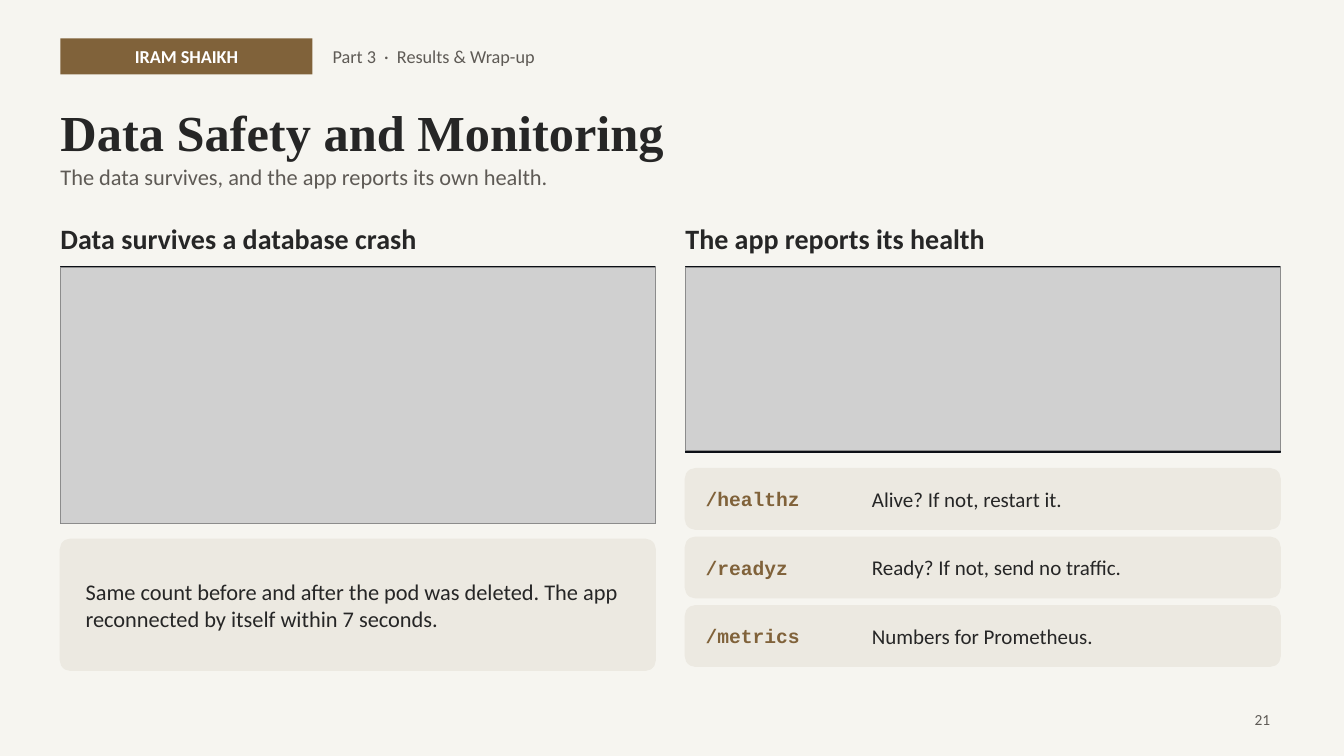
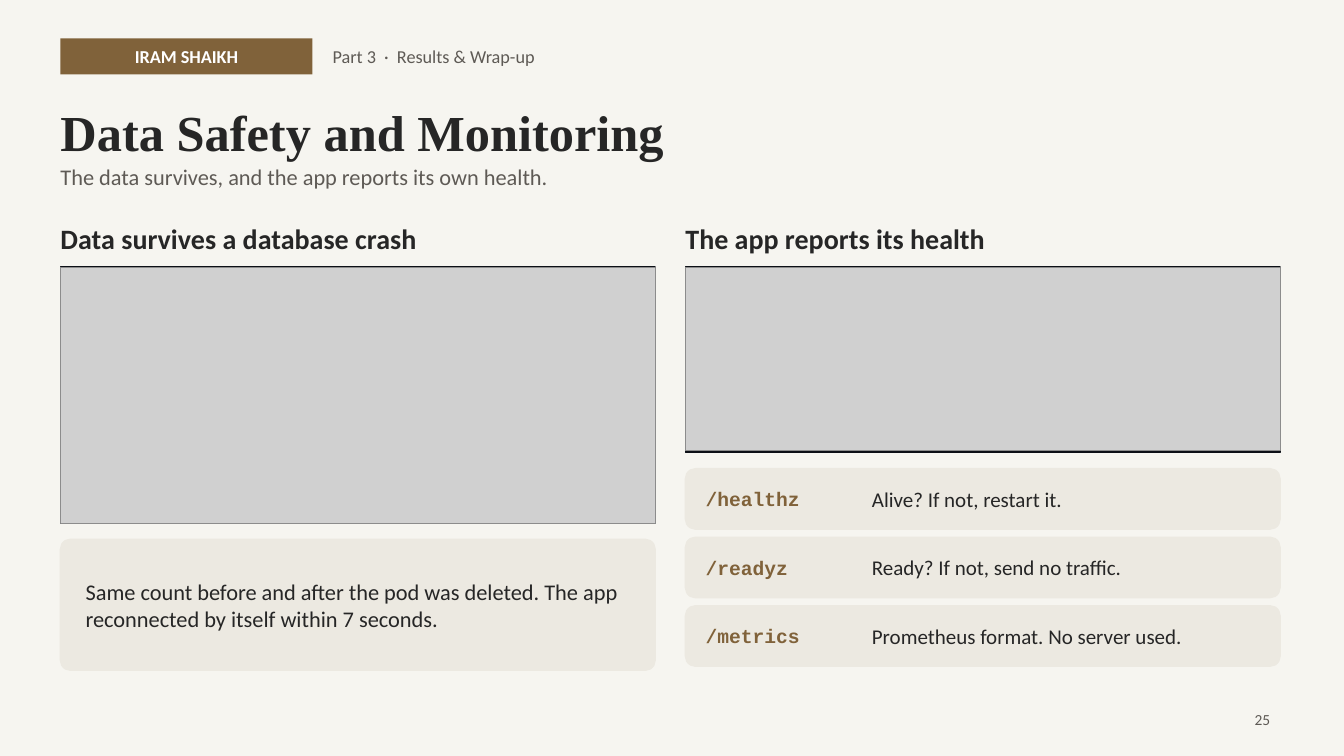
Before and after one commit to aayushhn123/Devops_Project_Sem_11, a slide deck: slide 25 of presentation/PriceScope_DevOps_Presentation.pptx (slide 21 before the commit). Drawn at 1344x756 pixels with LibreOffice and Linux fonts; fonts in the diff are those of the drawing; grey boxes stand for pictures; background and template pictures are left out. Boxes give left, top, right and bottom in pixels: in the first picture for what was removed or moved away, otherwise in the second. Text is boxed around its words. In the diff, an @@ line names an element or a change of style, - is before the commit and + after.

```diff
--- a/presentation/PriceScope_DevOps_Presentation.pptx
+++ b/presentation/PriceScope_DevOps_Presentation.pptx
@@ text at bbox=[872, 629, 1181, 644]: text changed @@
-Numbers for Prometheus.
+Prometheus format. No server used.
@@ page number at bbox=[1255, 715, 1271, 725]: text changed @@
-21
+25
```
Also in this commit, not shown: 3 other slides changed, 4 slides added, 11 other files.
